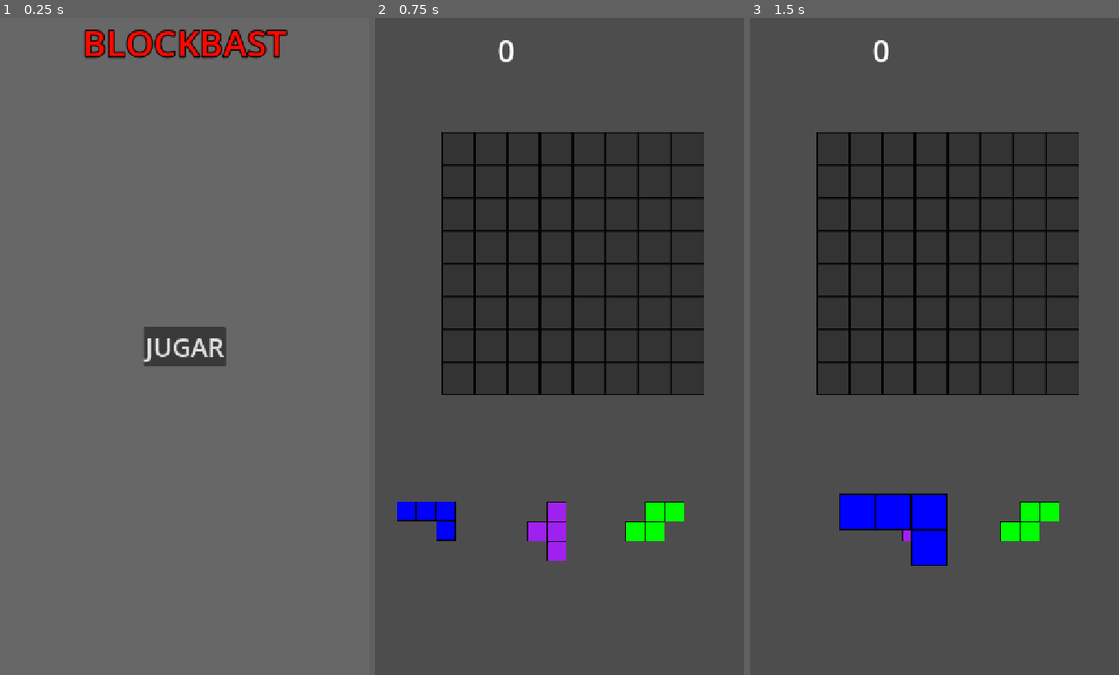
Above: before the commit, frames 1-3 (left to right).
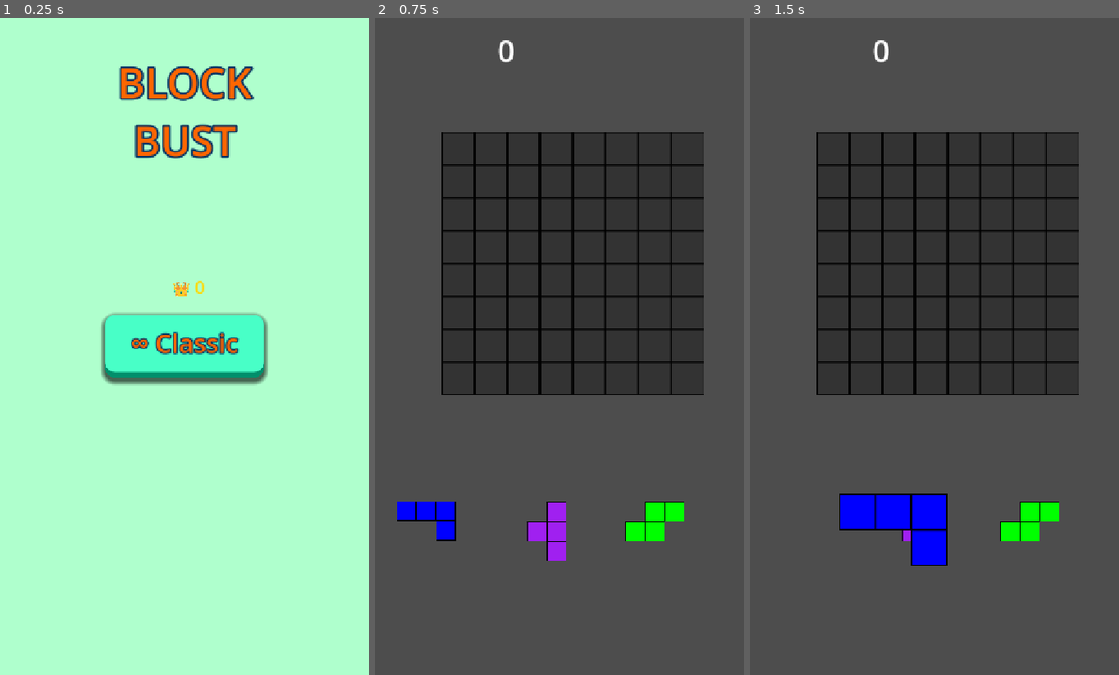
Above: after the commit, the same moments.

Repository: danieeee-18/Trabajo-grupal
Game: Godot game, scene res://MenuPrincipal.tscn
Same seed, same stepped clock (60 frames per second), same inputs: the game is played once before the commit and once after it.
Inputs (mouse positions are in pixels of both pictures, inside the frame that each line leads up to):
- Up to frame 1 (0.25 s): no input
- Up to frame 2 (0.75 s): click "JUGAR" (after the commit: "∞ Classic") at 0.5 s
- Up to frame 3 (1.5 s): tap Enter at 1.25 s; drag from (812, 530) to (1041, 530) at 1.27 s

The runs differ from the first frame. In frame 1, 100% of the frame differs, in the area x 0-100%, y 0-100%; in frame 2, nothing differs; in frame 3, nothing differs.

Commit message:
actualizacion menu

Diff:
--- /dev/null
+++ b/Global.gd
@@ -0,0 +1,9 @@
+extends Node
+
+# Esta variable recordará el récord aunque cambies de escena
+var high_score = 0
+
+func actualizar_record(puntos_nuevos):
+	# Si los puntos nuevos superan al récord...
+	if puntos_nuevos > high_score:
+		high_score = puntos_nuevos
--- a/MenuPrincipal.tscn
+++ b/MenuPrincipal.tscn
@@ -1,13 +1,33 @@
-[gd_scene load_steps=3 format=3 uid="uid://dwuh734k7n0qn"]
+[gd_scene load_steps=5 format=3 uid="uid://dwuh734k7n0qn"]
 
 [ext_resource type="Script" uid="uid://cg73behmoagmt" path="res://menu_principal.gd" id="1_0oe1n"]
 
 [sub_resource type="LabelSettings" id="LabelSettings_ba235"]
-font_size = 70
-font_color = Color(1.6302733, 0.036214694, 2.9302641e-06, 1)
-outline_size = 10
-outline_color = Color(0, 0, 0, 1)
+font_size = 80
+font_color = Color(1, 0.4, 0, 1)
+outline_size = 15
+outline_color = Color(0, 0.2, 0.4, 1)
 shadow_offset = Vector2(0, 0)
+
+[sub_resource type="StyleBoxFlat" id="StyleBoxFlat_0oe1n"]
+content_margin_left = 50.0
+content_margin_top = 20.0
+content_margin_right = 50.0
+content_margin_bottom = 35.0
+bg_color = Color(0.28037357, 0.99999994, 0.7798865, 1)
+border_width_bottom = 12
+border_color = Color(0, 0.56078434, 0.41960785, 1)
+corner_radius_top_left = 20
+corner_radius_top_right = 20
+corner_radius_bottom_right = 20
+corner_radius_bottom_left = 20
+shadow_size = 10
+shadow_offset = Vector2(0, 5)
+
+[sub_resource type="StyleBoxFlat" id="StyleBoxFlat_ba235"]
+content_margin_top = 10.0
+bg_color = Color(0, 0.8117647, 0.6156863, 1)
+border_color = Color(0, 0.56078434, 0.41960785, 1)
 
 [node name="MenuPrincipal" type="Control"]
 layout_mode = 3
@@ -25,18 +45,20 @@
 anchor_bottom = 1.0
 grow_horizontal = 2
 grow_vertical = 2
-color = Color(0.4045111, 0.40451115, 0.4045111, 1)
+color = Color(0.6862745, 1, 0.8039216, 1)
 
 [node name="Label" type="Label" parent="."]
 layout_mode = 1
 anchors_preset = 5
 anchor_left = 0.5
 anchor_right = 0.5
-offset_left = -199.5
-offset_right = 199.5
-offset_bottom = 96.0
+offset_left = -130.5
+offset_top = 70.0
+offset_right = 130.5
+offset_bottom = 293.0
 grow_horizontal = 2
-text = "BLOCKBAST"
+text = "BLOCK
+BUST"
 label_settings = SubResource("LabelSettings_ba235")
 horizontal_alignment = 1
 
@@ -53,5 +75,25 @@
 offset_bottom = 15.5
 grow_horizontal = 2
 grow_vertical = 2
+theme_override_colors/font_color = Color(1, 0.4, 0, 1)
+theme_override_colors/font_pressed_color = Color(0.8346143, 0.8346143, 0.8346143, 1)
+theme_override_colors/font_hover_color = Color(1, 1, 0.50980395, 1)
+theme_override_colors/font_outline_color = Color(0, 0.2, 0.4, 1)
+theme_override_constants/outline_size = 10
 theme_override_font_sizes/font_size = 50
-text = "JUGAR"
+theme_override_styles/normal = SubResource("StyleBoxFlat_0oe1n")
+theme_override_styles/pressed = SubResource("StyleBoxFlat_ba235")
+theme_override_styles/hover = SubResource("StyleBoxFlat_0oe1n")
+text = "∞ Classic"
+
+[node name="LabelRecord" type="Label" parent="."]
+layout_mode = 0
+offset_left = 330.0
+offset_top = 500.0
+offset_right = 407.0
+offset_bottom = 549.0
+theme_override_colors/font_color = Color(1, 0.84313726, 0, 1)
+theme_override_font_sizes/font_size = 35
+text = "👑 0"
+horizontal_alignment = 1
+vertical_alignment = 1
--- a/main_game.gd
+++ b/main_game.gd
@@ -189,6 +189,7 @@
 
 func check_game_over():
 	var can_move = false
+	# Revisamos si alguna de las 3 piezas cabe en el tablero
 	for p in pieces_array:
 		if p.visible:
 			if board.check_if_shape_fits_anywhere(p.cells):
@@ -197,4 +198,17 @@
 
 	if not can_move:
 		print("!!! GAME OVER REAL !!!")
+
+		# --- NUEVO: GUARDAR RÉCORD ---
+		# Enviamos tu puntuación actual a la memoria global
+		Global.actualizar_record(score)
+
+		# Avisamos al jugador
 		score_label.text = "GAME OVER\nScore: " + str(score)
+
+		# --- NUEVO: VOLVER AL MENÚ ---
+		# Esperamos 3 segundos para que el jugador vea su puntuación final
+		await get_tree().create_timer(3.0).timeout
+
+		# Cambiamos de escena al Menú Principal
+		get_tree().change_scene_to_file("res://MenuPrincipal.tscn")
--- a/menu_principal.gd
+++ b/menu_principal.gd
@@ -4,6 +4,8 @@
 	# Buscamos el nodo llamado "BotonJugar" y le decimos que avise cuando lo pulsen
 	# IMPORTANTE: Asegúrate de que tu botón en la lista se llame exactamente: BotonJugar
 	$BotonJugar.pressed.connect(_al_pulsar_jugar)
+	# --- NUEVO: Actualizar el texto del récord ---
+	$LabelRecord.text = "👑 " + str(Global.high_score)
 
 func _al_pulsar_jugar():
 	print("¡Cambiando de escena!") # Esto saldrá en la consola abajo para confirmar
--- a/project.godot
+++ b/project.godot
@@ -14,6 +14,10 @@
 run/main_scene="uid://dwuh734k7n0qn"
 config/features=PackedStringArray("4.5", "Forward Plus")
 
+[autoload]
+
+Global="*res://Global.gd"
+
 [display]
 
 window/size/viewport_width=720
Not shown, added: Global.gd.uid
